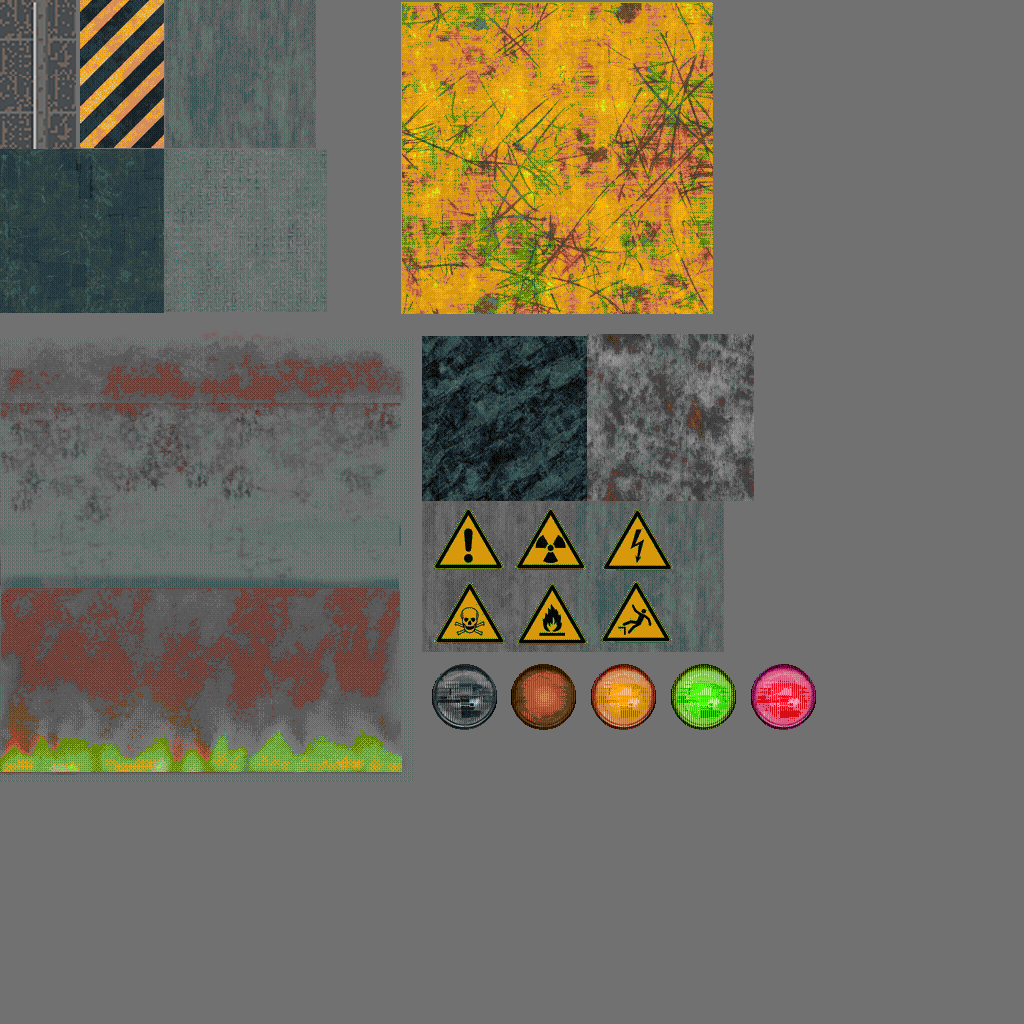
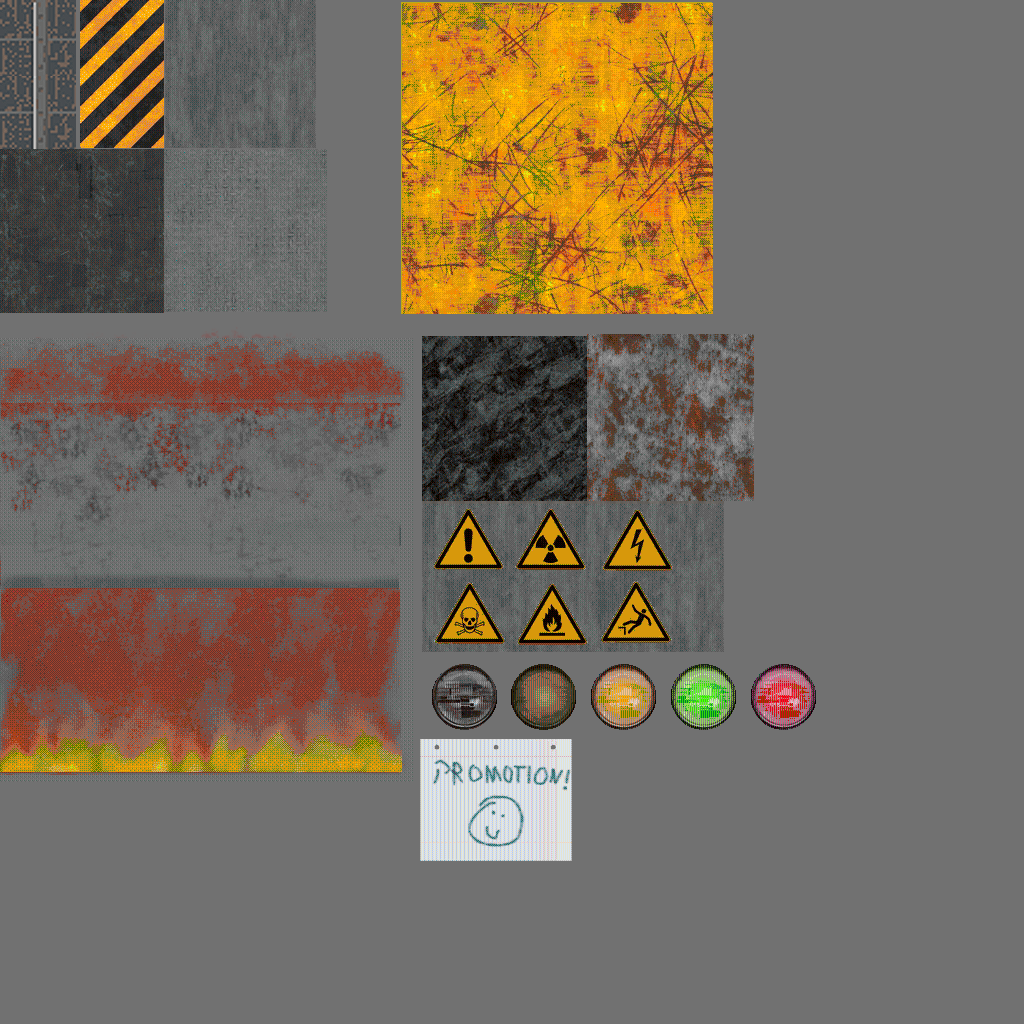
Before/after of a 1024x1024 layered artwork. What changed in the layer stack:
painted on "Paint Layer 1 (pasted)" (1st of 8) over [left=420, top=739, right=572, bottom=861]
added layer "Paint Layer 1 (pasted)" (2nd of 8) above "Paint Layer 1 (pasted)" over [left=420, top=739, right=572, bottom=861]
